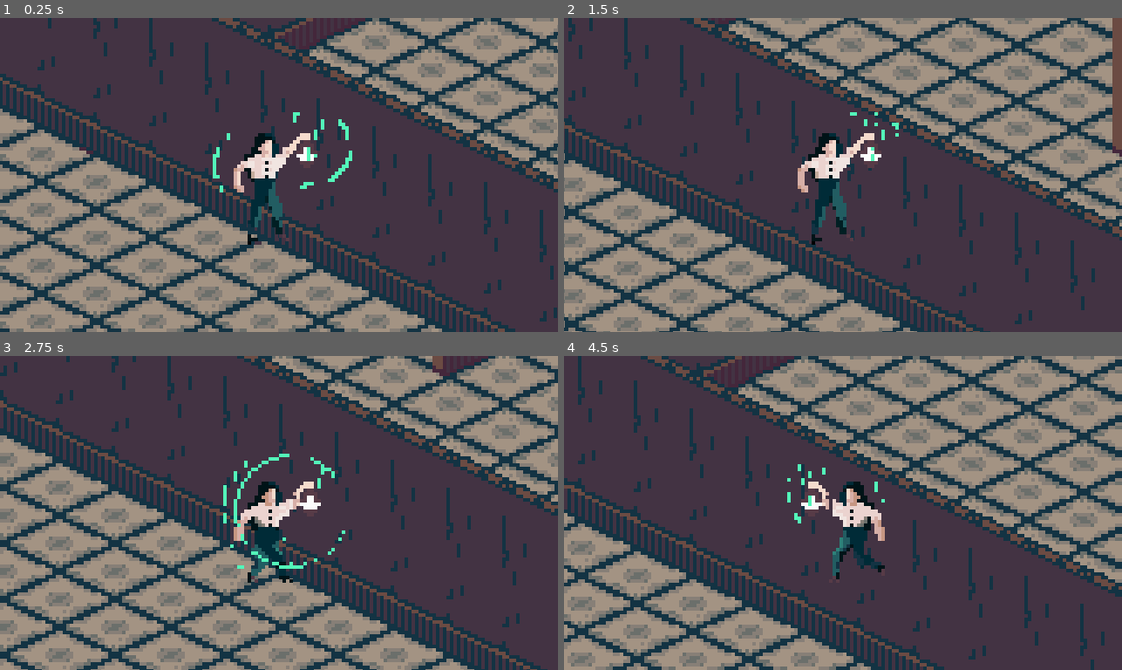
Above: before the commit, frames 1-4 (two rows, left to right).
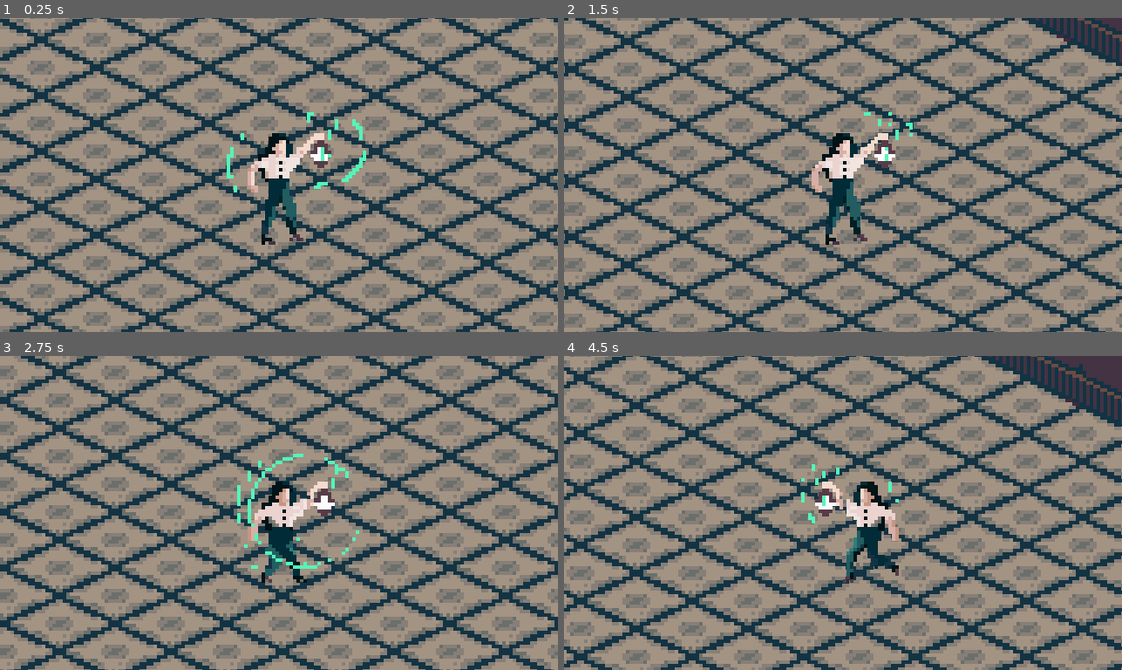
Above: after the commit, the same moments.

Repository: saya9729/Legacy
Game: Godot game, scene res://map.tscn
Same seed, same stepped clock (60 frames per second), same inputs: the game is played once before the commit and once after it.
Inputs:
- Up to frame 1 (0.25 s): no input
- Up to frame 2 (1.5 s): tap Enter at 0.5 s; hold Right (ui_right) 0.53-1.28 s; hold Down (ui_down) from 1.28 s (still down)
- Up to frame 3 (2.75 s): release Down (ui_down) at 2.03 s; hold Right (ui_right) from 2.03 s (still down)
- Up to frame 4 (4.5 s): release Right (ui_right) at 2.78 s; hold Up (ui_up) 2.78-3.53 s; hold Left (ui_left) from 3.53 s (still down)

The runs differ from the first frame. In frame 1, 81% of the frame differs, in the area x 0-100%, y 0-100%; in frame 2, 81%; in frame 3, 80%; in frame 4, 82%.

Commit message:
test may cua Long

Diff:
--- /dev/null
+++ b/animeplayer.tres
@@ -0,0 +1,79 @@
+[gd_resource type="TileSet" load_steps=6 format=2]
+
+[ext_resource path="res://main character sprites/stand left/main character walk  left 5.png" type="Texture" id=1]
+[ext_resource path="res://main character sprites/stand left/main character walk  left 3.png" type="Texture" id=2]
+[ext_resource path="res://main character sprites/stand left/main character walk  left 7.png" type="Texture" id=3]
+[ext_resource path="res://main character sprites/stand left/main character walk  left 6.png" type="Texture" id=4]
+[ext_resource path="res://main character sprites/stand left/main character walk  left 4.png" type="Texture" id=5]
+
+[resource]
+0/name = "main character walk  left 3"
+0/texture = ExtResource( 2 )
+0/tex_offset = Vector2( 0, 0 )
+0/modulate = Color( 1, 1, 1, 1 )
+0/region = Rect2( 0, 0, 42, 40 )
+0/tile_mode = 0
+0/occluder_offset = Vector2( 21, 20 )
+0/navigation_offset = Vector2( 21, 20 )
+0/shape_offset = Vector2( 0, 0 )
+0/shape_transform = Transform2D( 1, 0, 0, 1, 0, 0 )
+0/shape_one_way = false
+0/shape_one_way_margin = 0.0
+0/shapes = [  ]
+0/z_index = 0
+1/name = "main character walk  left 4"
+1/texture = ExtResource( 5 )
+1/tex_offset = Vector2( 0, 0 )
+1/modulate = Color( 1, 1, 1, 1 )
+1/region = Rect2( 0, 0, 42, 40 )
+1/tile_mode = 0
+1/occluder_offset = Vector2( 21, 20 )
+1/navigation_offset = Vector2( 21, 20 )
+1/shape_offset = Vector2( 0, 0 )
+1/shape_transform = Transform2D( 1, 0, 0, 1, 0, 0 )
+1/shape_one_way = false
+1/shape_one_way_margin = 0.0
+1/shapes = [  ]
+1/z_index = 0
+2/name = "main character walk  left 5"
+2/texture = ExtResource( 1 )
+2/tex_offset = Vector2( 0, 0 )
+2/modulate = Color( 1, 1, 1, 1 )
+2/region = Rect2( 0, 0, 42, 40 )
+2/tile_mode = 0
+2/occluder_offset = Vector2( 21, 20 )
+2/navigation_offset = Vector2( 21, 20 )
+2/shape_offset = Vector2( 0, 0 )
+2/shape_transform = Transform2D( 1, 0, 0, 1, 0, 0 )
+2/shape_one_way = false
+2/shape_one_way_margin = 0.0
+2/shapes = [  ]
+2/z_index = 0
+3/name = "main character walk  left 6"
+3/texture = ExtResource( 4 )
+3/tex_offset = Vector2( 0, 0 )
+3/modulate = Color( 1, 1, 1, 1 )
+3/region = Rect2( 0, 0, 42, 40 )
+3/tile_mode = 0
+3/occluder_offset = Vector2( 21, 20 )
+3/navigation_offset = Vector2( 21, 20 )
+3/shape_offset = Vector2( 0, 0 )
+3/shape_transform = Transform2D( 1, 0, 0, 1, 0, 0 )
+3/shape_one_way = false
+3/shape_one_way_margin = 0.0
+3/shapes = [  ]
+3/z_index = 0
+4/name = "main character walk  left 7"
+4/texture = ExtResource( 3 )
+4/tex_offset = Vector2( 0, 0 )
+4/modulate = Color( 1, 1, 1, 1 )
+4/region = Rect2( 0, 0, 42, 40 )
+4/tile_mode = 0
+4/occluder_offset = Vector2( 21, 20 )
+4/navigation_offset = Vector2( 21, 20 )
+4/shape_offset = Vector2( 0, 0 )
+4/shape_transform = Transform2D( 1, 0, 0, 1, 0, 0 )
+4/shape_one_way = false
+4/shape_one_way_margin = 0.0
+4/shapes = [  ]
+4/z_index = 0
--- a/main character sprites/Player.tscn
+++ b/main character sprites/Player.tscn
@@ -37,19 +37,19 @@
 "name": "run left",
 "speed": 13.0
 }, {
-"frames": [ ExtResource( 28 ), ExtResource( 9 ), ExtResource( 21 ), ExtResource( 8 ), ExtResource( 29 ), ExtResource( 17 ), ExtResource( 23 ), ExtResource( 11 ) ],
+"frames": [ ExtResource( 22 ), ExtResource( 28 ), ExtResource( 9 ), ExtResource( 21 ), ExtResource( 8 ), ExtResource( 29 ), ExtResource( 17 ), ExtResource( 23 ), ExtResource( 11 ) ],
 "loop": true,
-"name": "walk right",
-"speed": 10.0
-}, {
-"frames": [ ExtResource( 20 ), ExtResource( 16 ), ExtResource( 26 ), ExtResource( 6 ), ExtResource( 12 ) ],
-"loop": true,
-"name": "stand left",
-"speed": 10.0
+"name": "run right",
+"speed": 13.0
 }, {
 "frames": [ ExtResource( 27 ), ExtResource( 14 ), ExtResource( 19 ), ExtResource( 7 ), ExtResource( 24 ), ExtResource( 25 ), ExtResource( 2 ), ExtResource( 15 ) ],
 "loop": true,
 "name": "walk left",
+"speed": 10.0
+}, {
+"frames": [ ExtResource( 28 ), ExtResource( 9 ), ExtResource( 21 ), ExtResource( 8 ), ExtResource( 29 ), ExtResource( 17 ), ExtResource( 23 ), ExtResource( 11 ) ],
+"loop": true,
+"name": "walk right",
 "speed": 10.0
 }, {
 "frames": [ ExtResource( 5 ), ExtResource( 13 ), ExtResource( 3 ), ExtResource( 18 ), ExtResource( 10 ) ],
@@ -57,15 +57,18 @@
 "name": "stand right",
 "speed": 10.0
 }, {
-"frames": [ ExtResource( 22 ), ExtResource( 28 ), ExtResource( 9 ), ExtResource( 21 ), ExtResource( 8 ), ExtResource( 29 ), ExtResource( 17 ), ExtResource( 23 ), ExtResource( 11 ) ],
+"frames": [ ExtResource( 20 ), ExtResource( 16 ), ExtResource( 26 ), ExtResource( 6 ), ExtResource( 12 ) ],
 "loop": true,
-"name": "run right",
-"speed": 13.0
+"name": "stand left",
+"speed": 10.0
 } ]
 
 [sub_resource type="CapsuleShape2D" id=2]
 radius = 3.16827
-height = 5.64772
+height = 18.9181
+
+[sub_resource type="Animation" id=3]
+resource_name = "stand left"
 
 [node name="KinematicBody2D" type="KinematicBody2D"]
 script = ExtResource( 1 )
@@ -76,16 +79,19 @@
 texture = ExtResource( 4 )
 
 [node name="AnimatedSprite" type="AnimatedSprite" parent="."]
-position = Vector2( 4.16693, -18.0793 )
+position = Vector2( 4.27205, -19.0793 )
 frames = SubResource( 1 )
 animation = "stand right"
 frame = 3
 
 [node name="Camera2D" type="Camera2D" parent="."]
-position = Vector2( 4.16693, -18.0793 )
+position = Vector2( 0.272048, -19.0793 )
 current = true
 
 [node name="CollisionShape2D" type="CollisionShape2D" parent="."]
-position = Vector2( 0, -0.0117912 )
+position = Vector2( 3.52556, -0.222012 )
 rotation = 1.5708
 shape = SubResource( 2 )
+
+[node name="AnimationPlayer" type="AnimationPlayer" parent="."]
+"anims/stand left" = SubResource( 3 )
--- a/map.tscn
+++ b/map.tscn
@@ -68,3 +68,4 @@
 tile_data = PoolIntArray( -1310685, 3, 0, -1245149, 3, 0, -1179613, 3, 0, -1114077, 3, 0, -1048541, 3, 0, -983005, 3, 0 …(1090 unchanged characters)…
 
 [node name="KinematicBody2D" parent="." instance=ExtResource( 3 )]
+position = Vector2( -155.907, 25.8361 )
Not shown: 1 places in main character sprites/Player.tscn that only renumber resources
